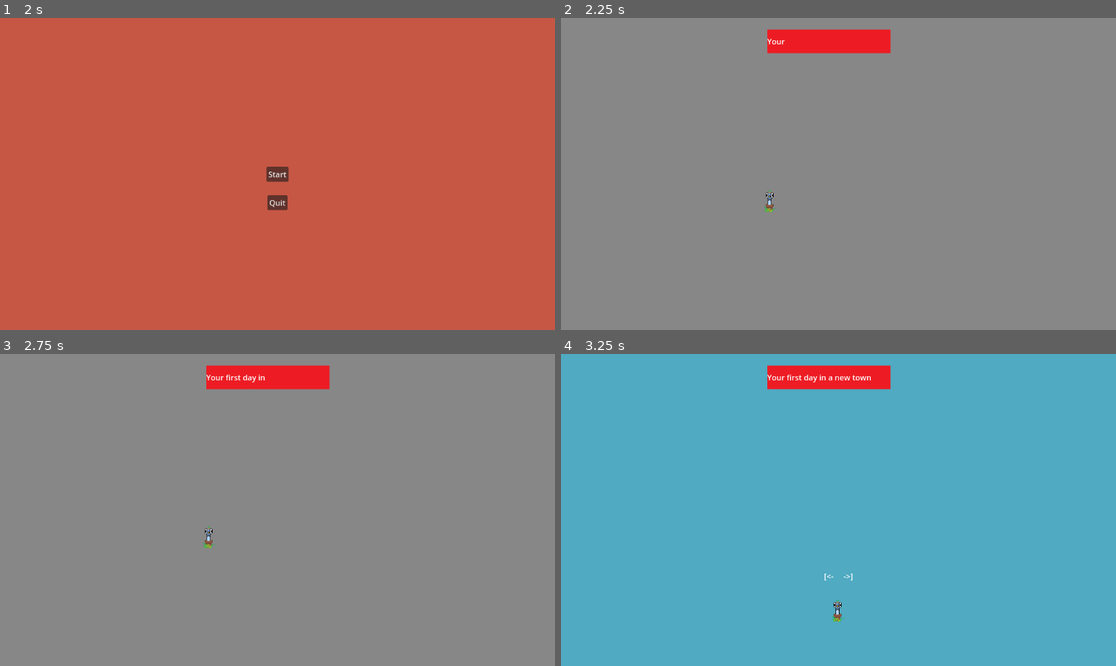
Above: before the commit, frames 1-4 (two rows, left to right).
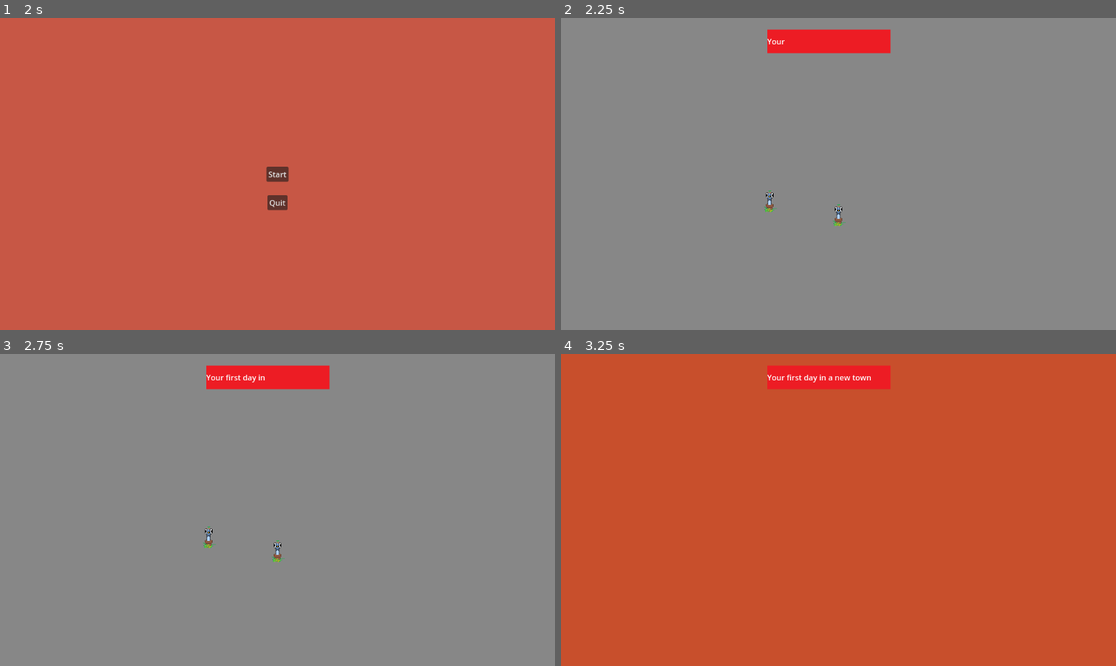
Above: after the commit, the same moments.

Repository: LauraVEkris/FreshlyBaked
Game: Godot game, scene res://scenes/main.tscn
Same seed, same stepped clock (60 frames per second), same inputs: the game is played once before the commit and once after it.
Inputs (mouse positions are in pixels of both pictures, inside the frame that each line leads up to; where the layout moved, square brackets give the same spot in the first picture):
- Up to frame 1 (2 s): click (210, 202) at 0.5 s; click (210, 202) at 1.25 s
- Up to frame 2 (2.25 s): click "Start" at 2 s
- Up to frame 3 (2.75 s): no input
- Up to frame 4 (3.25 s): click (838, 553) [771, 538] at 2.75 s

Frame 1 is identical in both runs. In frame 2, less than 0.1% of the frame differs, in the area x 48-52%, y 59-67%; in frame 3, less than 0.1%; in frame 4, 98%, in the area x 0-100%, y 0-100%.

Commit message:
small issues fix
- double textbox delete on new customer
- checking orders (note: make sure pastry files are named properly with "res://assets/items/ + order + .png" as convention)
- small adjustment of difficulty progression

Diff:
--- /dev/null
+++ b/scenes/croissantGame.tscn
@@ -0,0 +1,18 @@
+[gd_scene format=3 uid="uid://dpgsxugv87b5"]
+
+[node name="CroissantGame" type="Control"]
+layout_mode = 3
+anchors_preset = 15
+anchor_right = 1.0
+anchor_bottom = 1.0
+grow_horizontal = 2
+grow_vertical = 2
+
+[node name="ColorRect" type="ColorRect" parent="."]
+layout_mode = 1
+anchors_preset = 15
+anchor_right = 1.0
+anchor_bottom = 1.0
+grow_horizontal = 2
+grow_vertical = 2
+color = Color(0.783883, 0.30939, 0.171128, 1)
--- a/scenes/main.tscn
+++ b/scenes/main.tscn
@@ -38,7 +38,7 @@
 texture = ExtResource("1_248q6")
 script = ExtResource("2_rmutj")
 looks = Array[String](["res://assets/Jeffrey-plant.png"])
-orders = Array[String](["res://assets/red.png", "res://assets/Jeffrey-plant.png"])
+orders = Array[String](["bun", "bun"])
 
 [node name="Display" type="Control" parent="."]
 anchors_preset = 0
@@ -54,7 +54,17 @@
 texture_normal = ExtResource("1_248q6")
 stretch_mode = 0
 
+[node name="CroissantButton" type="TextureButton" parent="Display"]
+layout_mode = 0
+offset_left = 143.0
+offset_top = 29.0
+offset_right = 203.0
+offset_bottom = 89.0
+texture_normal = ExtResource("1_248q6")
+stretch_mode = 0
+
 [node name="Minigame" type="Control" parent="."]
+visible = false
 layout_mode = 1
 anchors_preset = 15
 anchor_right = 1.0
@@ -140,5 +150,6 @@
 text = "Quit"
 
 [connection signal="pressed" from="Display/BunButton" to="Minigame" method="startMinigame" binds= ["bun"]]
+[connection signal="pressed" from="Display/CroissantButton" to="Minigame" method="startMinigame" binds= ["croissant"]]
 [connection signal="pressed" from="Menu/startButton" to="Menu" method="_on_start_button_pressed"]
 [connection signal="pressed" from="Menu/quitButton" to="Menu" method="_on_quit_button_pressed"]
--- a/scripts/customer.gd
+++ b/scripts/customer.gd
@@ -4,19 +4,14 @@
 @export var looks:Array[String]
 @export var orders:Array[String]
 var lookInt:int
-var doneCustomers
+var doneCustomers = 0
 
 # Called when the node enters the scene tree for the first time.
 func _ready() -> void:
 	GameManager.customer = self
 	self.visible = false
 
-# Called every frame. 'delta' is the elapsed time since the previous frame.
-func _process(delta: float) -> void:
-	pass
-
 func doneOrder():
-	DialogueManager.deleteTextbox()
 	#next customer
 	self.visible = false
 	await get_tree().create_timer(5).timeout
@@ -33,11 +28,12 @@
 	self.texture = load(looks[lookInt]) #change to next customer
 	self.visible = true
 	#random order
-	var max = orders.size() - 1
-	var orderNR = randi_range(0,max)
+	var maxNR = orders.size() - 1
+	var orderNR = randi_range(0,maxNR)
 	#start dialogue with order here (order is an image)
 	order = orders[orderNR]
-	DialogueManager.startOrder(orders[orderNR])
+	var orderPath = "res://assets/items/" + order + ".png"
+	DialogueManager.startOrder(orderPath)
 
 func shuffleArr():
 	looks.shuffle()
--- a/scripts/minigames/bun_game.gd
+++ b/scripts/minigames/bun_game.gd
@@ -41,7 +41,6 @@
 		spawnApple()
 
 func endGame():
-	print("game ended")
 	if applecount <= 3:
 		minigameNode.doneMinigame("fail")
 	elif applecount >= 4 and applecount <= 10:
--- a/scripts/singletons/gameManager.gd
+++ b/scripts/singletons/gameManager.gd
@@ -15,6 +15,7 @@
 func _ready() -> void:
 	days = 0
 	points = 0
+	neededCustomers = 3
 
 func startGame():
 	#start the first day
@@ -39,7 +40,7 @@
 func nextDay():
 	if neededPoints == points:
 		#start next day
-		neededPoints += 50
+		neededPoints += 25
 		neededCustomers += randi_range(-1,3)
 		points = 0
 		customer.shuffleArr()
Binary file added: assets/items/bun.png
Not shown, added: assets/items/bun.png.import
